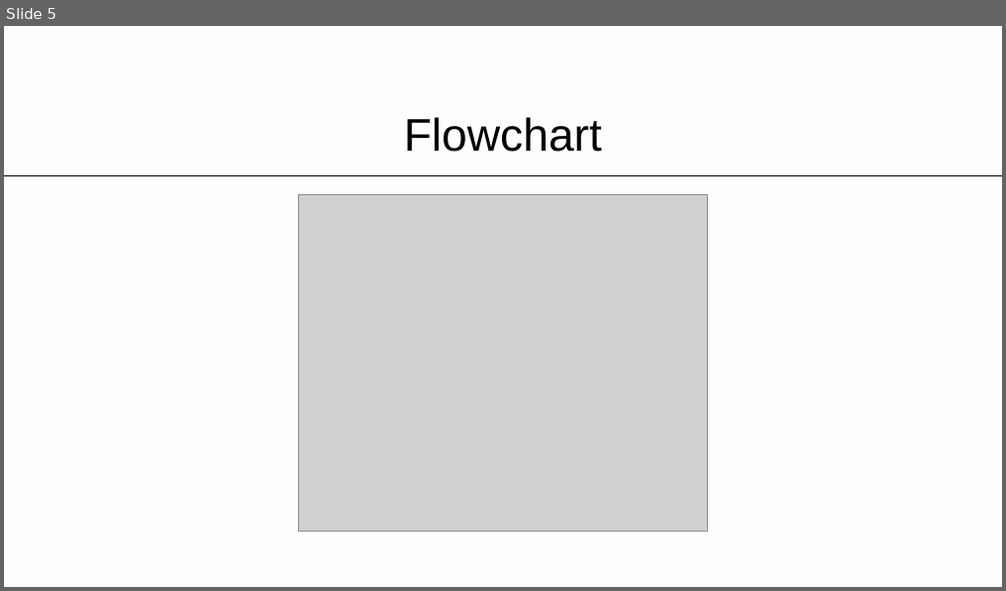
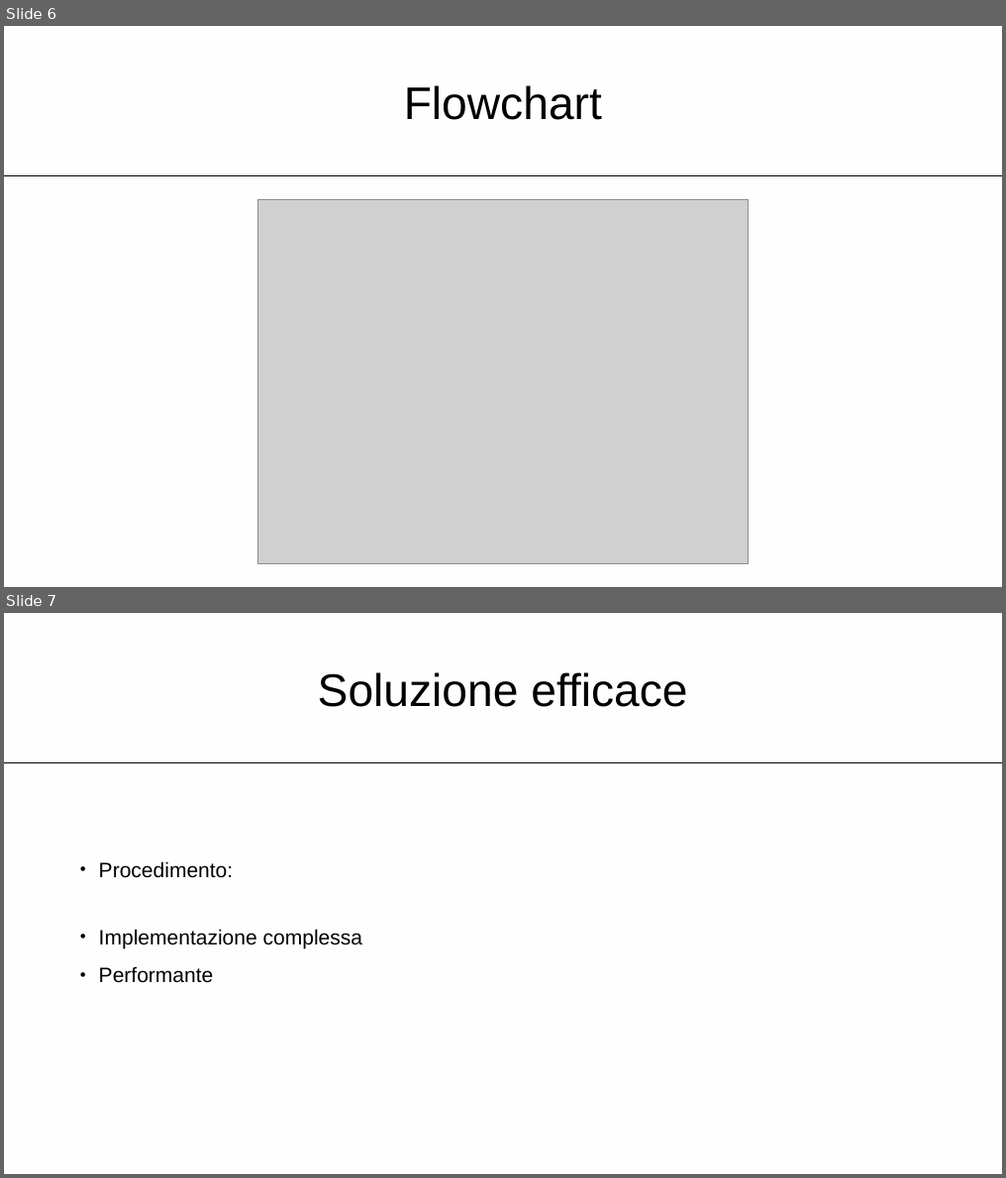
Before and after one commit to gabrialessi/MapOfTasks, a slide deck: Presentazione/Presentazione.pptx. Shown one above the other, each under a label of ours: slide 5 before the commit, slides 6 and 7 after it. The pictures are 1006x591 and 1006x1178 pixels, drawn with LibreOffice and Linux fonts; fonts in the diff are those of the drawing; grey boxes stand for pictures. Boxes give left, top, right and bottom in pixels: in the first picture for what was removed or moved away, otherwise in the second. Text is boxed around its words. In the diff, an @@ line names an element or a change of style, - is before the commit and + after.

```diff
--- a/Presentazione/Presentazione.pptx
+++ b/Presentazione/Presentazione.pptx
@@ slide 7 added at bbox=[4, 613, 1002, 1174], background #EAEAEA at 3% opacity; not listed: 1 template element that a slide beside it also shows @@
@@ title added at bbox=[318, 672, 687, 707], 44 pt, text #000000 @@
+Soluzione efficace
@@ text added at bbox=[99, 861, 362, 983], 20 pt, text #000000 @@
+• Procedimento:
+• Implementazione complessa
+• Performante
@@ what was slide 5 is now slide 6 @@
@@ slide 6 changed as well @@
@@ title "Flowchart": place and size @@
-title "Flowchart" at bbox=[404, 117, 602, 152]
+title "Flowchart" at bbox=[404, 85, 602, 120]
@@ picture: place and size @@
-picture at bbox=[299, 195, 707, 532]
+picture at bbox=[257, 199, 748, 565]
```
Also in this commit, not shown: 3 other slides changed, 4 other slides added, 2 slides removed.
